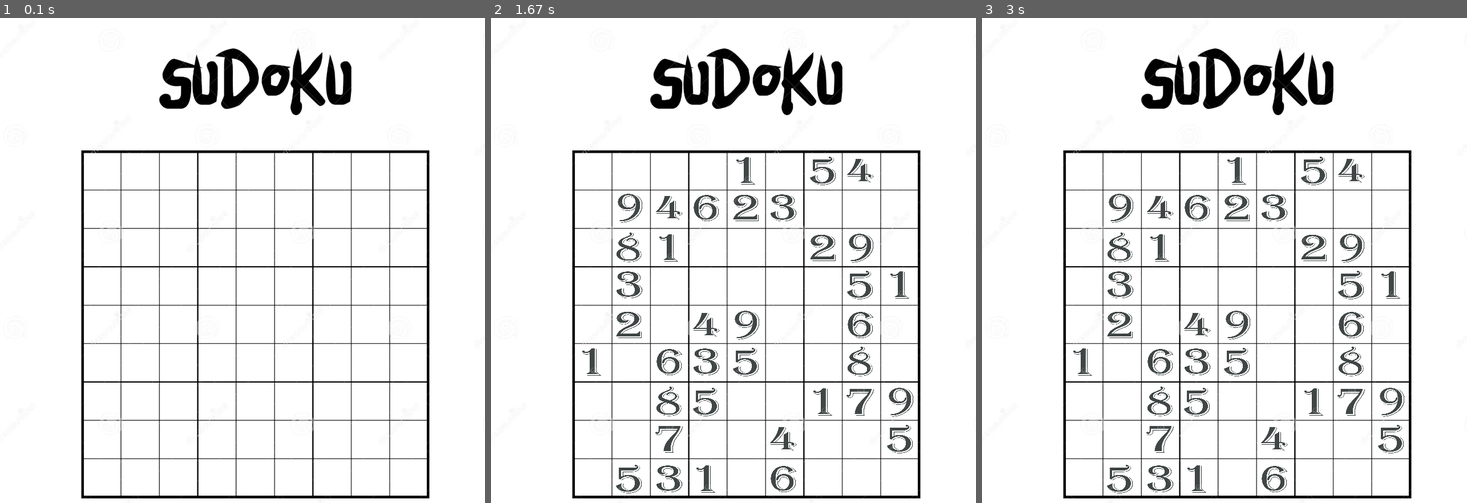
Above: before the commit, frames 1-3 (left to right).
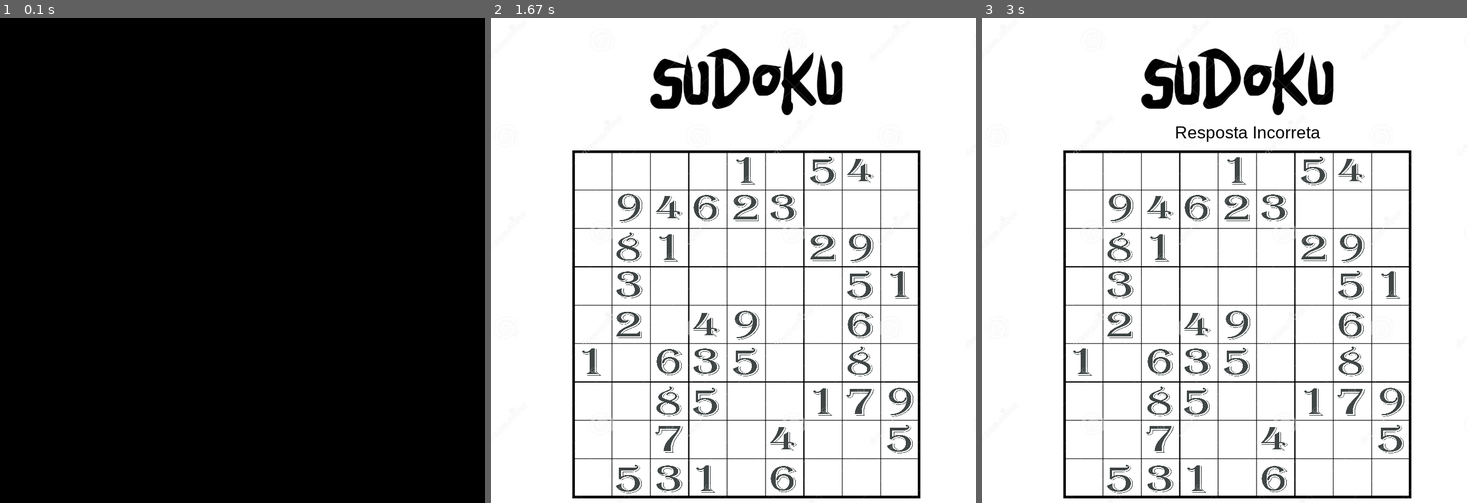
Above: after the commit, the same moments.

Repository: memdygu100/Sudoku-Pygame
Game: pygame game, started from main.py
Two runs of this game, one before a commit and one after it. Both use one fixed random seed, a clock stepped at 60 frames per second and the inputs below.
Inputs (mouse positions are in pixels of both pictures, inside the frame that each line leads up to):
- Up to frame 1 (0.1 s): no input
- Up to frame 2 (1.67 s): click (738, 294) at 0.88 s; move the mouse to (583, 187) at 1.17 s; click (583, 187) at 1.35 s
- Up to frame 3 (3 s): tap Enter at 1.67, 2.37 s

The runs differ from the first frame. In frame 1, 96% of the frame differs, in the area x 0-100%, y 0-100%; in frame 2, nothing differs; in frame 3, 0.3%.

Commit message:
Jogo pre alpha

Diff:
--- a/Matrizes.py
+++ b/Matrizes.py
@@ -53,7 +53,13 @@
         for i, j in posicoes[:numeros_removidos]:
             Sudoku_playground[i][j] = 0
 
+#FIM DA CRIAÇÃO DO SUDOKU
 
+numeros_bloqueados = [["." for _ in range(9)] for _ in range(9)]
+for a in range(len(numeros_bloqueados)):
+    for b in range(len(numeros_bloqueados)):
+        if Sudoku_playground[a][b] != 0:
+            numeros_bloqueados[a][b] = Sudoku_playground[a][b]
 
 def verifica_submatriz_unica(submatriz):
     numeros = [num for linha in submatriz for num in linha if num != 0]
--- a/main.py
+++ b/main.py
@@ -1,5 +1,6 @@
 import pygame
 import Matrizes
+import time
 pygame.init()
 clock = pygame.time.Clock()
 pygame.display.set_caption('Sudoku')
@@ -7,18 +8,31 @@
 x, y = 850, 850
 janela = pygame.display.set_mode([x, y])
 
+text_color = (1, 1, 1)
+font = pygame.font.SysFont("Arial", 30)
+text = "Este número não pode ser alterado"
+text_surface = font.render(text, True, text_color)
+text_rect = text_surface.get_rect()
+text_rect.center = (434, 200)
+
+text_2 = 'Resposta Incorreta'
+text_2_surface = font.render(text_2, True, text_color)
+text_2_rect = text_2_surface.get_rect()
+text_2_rect.center = (465, 200)
+
+
 pos_x_player = 430
 pos_y_player = 400
 vel_nave_player = 10
 
+sudoku_correto = None
 
 pressionado = False
 
-precisa_redesenhar = True
+precisa_redesenhar = False
 
 linha_selecionada = None
 coluna_selecionada = None
-
 
 
 loop = True
@@ -35,18 +49,22 @@
                 precisa_redesenhar = True
         elif events.type == pygame.KEYDOWN:
             if linha_selecionada is not None and coluna_selecionada is not None:
-                if pygame.K_1 <= events.key <= pygame.K_9:
-                    valor = events.key - pygame.K_0
-                    Matrizes.Sudoku_playground[linha_selecionada][coluna_selecionada] = valor
-                    precisa_redesenhar = True
-                elif events.key == pygame.K_0:
-                    Matrizes.Sudoku_playground[linha_selecionada][coluna_selecionada] = 0
-                    precisa_redesenhar = True
-                elif events.key == pygame.K_RETURN:
-                    if Matrizes.verificacao():
-                        print("Sudoku Resolvido")
-                    else:
-                        print("Sudoku Incompleto")
+                if Matrizes.Sudoku_playground[linha_selecionada][coluna_selecionada] != Matrizes.numeros_bloqueados[linha_selecionada][coluna_selecionada]:
+                    if pygame.K_1 <= events.key <= pygame.K_9:
+                        valor = events.key - pygame.K_0
+                        Matrizes.Sudoku_playground[linha_selecionada][coluna_selecionada] = valor
+                        precisa_redesenhar = True
+                    elif events.key == pygame.K_0:
+                        Matrizes.Sudoku_playground[linha_selecionada][coluna_selecionada] = 0
+                        precisa_redesenhar = True
+            if events.key == pygame.K_RETURN:
+                if Matrizes.verificacao():
+                    print("Sudoku Resolvido")
+                    sudoku_correto = True
+                else:
+                    print("Sudoku Incompleto")
+                    sudoku_correto = False
+                precisa_redesenhar = True
     teclas = pygame.key.get_pressed()
 
 
@@ -88,9 +106,13 @@
             for j, valor in enumerate(linha):
                 if valor in numero_imagens:
                     janela.blit(numero_imagens[valor], (Matrizes.posicoes_x[j], Matrizes.posicoes_y[i]))
-
-        pygame.display.update()  # Atualiza a tela
-        precisa_redesenhar = False  # Reseta a flag
+        if Matrizes.Sudoku_playground[linha_selecionada][coluna_selecionada] == Matrizes.numeros_bloqueados[linha_selecionada][coluna_selecionada]:
+            janela.blit(text_surface, text_rect)
+        elif sudoku_correto is False:
+            janela.blit(text_2_surface, text_2_rect)
+            sudoku_correto = None
+        pygame.display.update()
+        precisa_redesenhar = False
 
 
 
